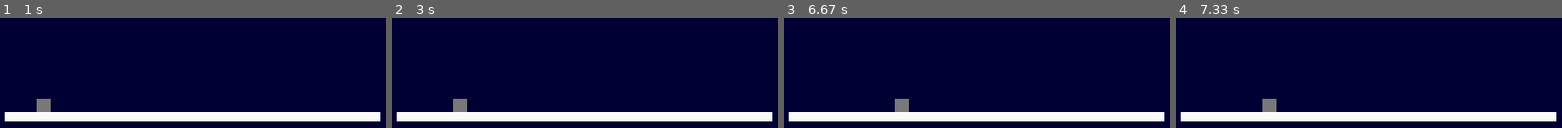
Above: before the commit, frames 1-4 (left to right).
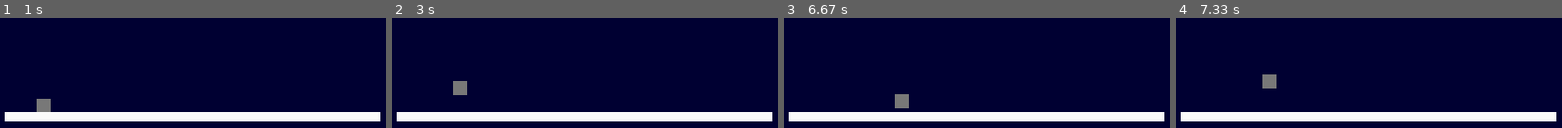
Above: after the commit, the same moments.

Repository: ezfe/Space-Attack
Game: pygame game, started from Space-Attack/main.py
The game is run twice, just before and just after one commit, with the same random seed, the same clock (stepped at 60 frames per second) and the same inputs.
Inputs:
- Up to frame 1 (1 s): hold D 0.33-0.8 s; hold W from 0.83 s (still down)
- Up to frame 2 (3 s): release W at 1.13 s; hold D 1.17-1.63 s; hold A 1.67-2.2 s; hold A 2.23-2.63 s; hold W from 2.67 s (still down)
- Up to frame 3 (6.67 s): release W at 3.03 s; hold D 3.07-3.7 s; hold A 3.73-4.2 s; hold D 4.23-4.7 s; hold D 5.07-5.53 s; hold A 5.57-6.1 s; hold A 6.13-6.53 s; hold W from 6.57 s (still down)
- Up to frame 4 (7.33 s): release W at 6.93 s; hold D from 6.97 s (still down)

Frame 1 is identical in both runs. In frame 2, 0.9% of the frame differs, in the area x 15-20%, y 57-86%; in frame 3, 0.3%; in frame 4, 0.9%.

Commit message:
Fixed mostly everything except not really

Diff:
--- a/Space-Attack/main.py
+++ b/Space-Attack/main.py
@@ -45,10 +45,9 @@
         if len(self.overlapping_actors()) == 0:
             self.yVelocity = self.yVelocity - 1
         else:
-            self.yVelocity = self.yVelocity * -0.80
-            if self.yVelocity < .5: #oops, now it won't go up once it starts bouncing!
-                self.yVelocity = 0
-            print(self.yVelocity)
+            self.yVelocity = 0
+            while len(self.overlapping_actors()) != 0:
+                self.y -= 1
         self.y = self.y - self.yVelocity
     def moveRight(self):
         self.xVelocity += 1
